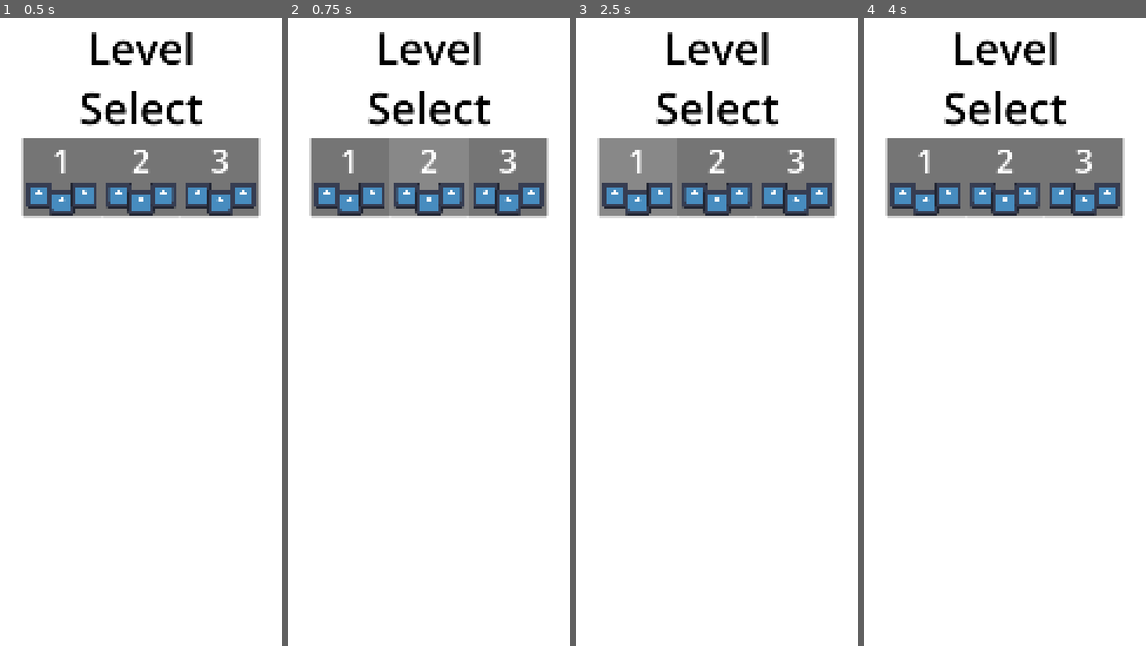
Above: before the commit, frames 1-4 (left to right).
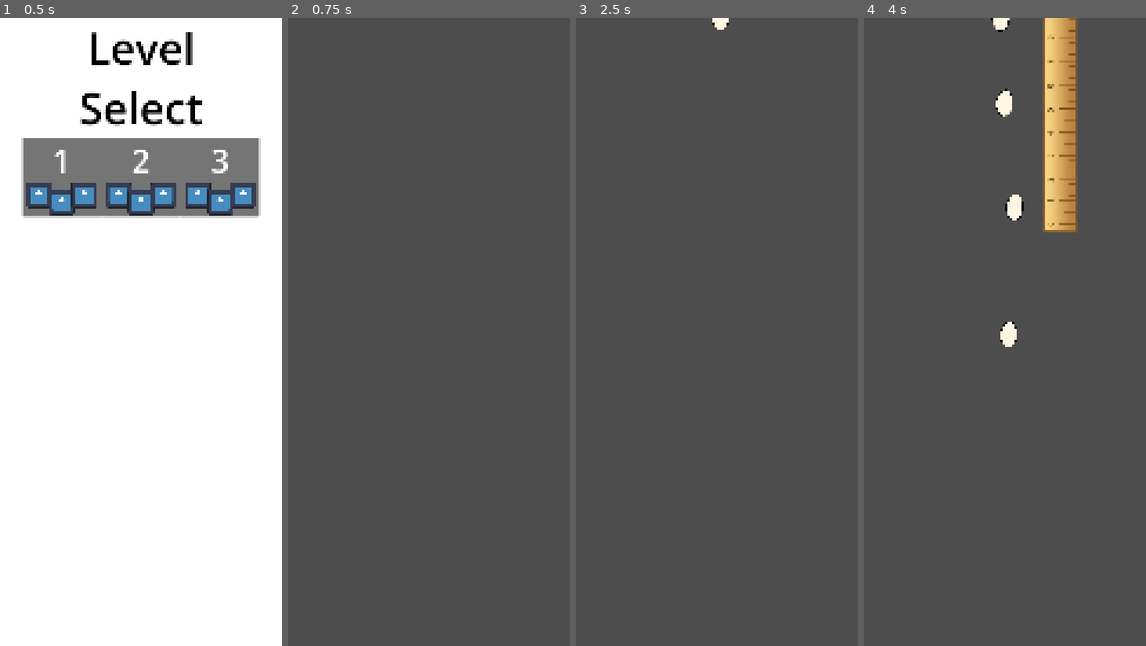
Above: after the commit, the same moments.

Repository: KaratePikachu/egg-drop
Game: Godot game, scene res://ui/main_menu/main_menu.tscn
Same seed, same stepped clock (60 frames per second), same inputs: the game is played once before the commit and once after it. The project has no main scene, so this scene is started directly. The engine's default icon, where the game draws it, is replaced by a stand-in: a white triangle on a blue panel in a dark square.
Inputs (mouse positions are in pixels of both pictures, inside the frame that each line leads up to):
- Up to frame 1 (0.5 s): no input
- Up to frame 2 (0.75 s): click "Start" at 0.5 s
- Up to frame 3 (2.5 s): click (717, 175) at 1.25 s, where only the run before the commit has a clickable "Start"; click (638, 175) at 2 s, where only the run before the commit has a clickable "1"
- Up to frame 4 (4 s): click (1005, 175) at 2.75 s, where only the run before the commit has a clickable "2"; move the mouse to (1067, 300) at 3.52 s; hold S (right_bomb) from 3.53 s (still down); tap T (bottom_bomb) at 3.6 s

Frame 1 is identical in both runs. In frame 2, 99% of the frame differs, in the area x 0-100%, y 0-100%; in frame 3, 99%; in frame 4, 99%.
Error before the commit: Out of bounds get index '0' (on base: 'Array[String]') (res://level/level.gd:138)

Commit message:
Fix level end

Diff:
--- a/level/level.gd
+++ b/level/level.gd
@@ -10,7 +10,10 @@
 
 static var entering_new_level : bool = true
 static var active_modifications : Array[Modification]
-static var levels : Array[String]
+static var levels : Array[String] = [
+	"res://level/levels/level_1.tscn",
+
+]
 @export var level_number : int
 var win_floor_y : float
 
@@ -140,17 +143,15 @@
 
 
 func _on_win_area_body_entered(body: Node2D) -> void:
-
 	if body != egg:
 		return
 
-	var screen: EndScreen = end_screen.instantiate()
 
 	if egg.velocity.y <= egg.parachute_terminal_velocity + 10:
-		screen.did_win = true
+		$CanvasLayer/LevelEnd.did_win = true
 	else:
-		screen.did_win = false
+		$CanvasLayer/LevelEnd.did_win = false
 
-	add_child(screen)
+	$CanvasLayer/LevelEnd.appear()
 
 	egg.land()
--- a/level/level.tscn
+++ b/level/level.tscn
@@ -32,6 +32,10 @@
 
 [node name="ModificationMenu" parent="CanvasLayer" unique_id=961803805 instance=ExtResource("2_5gx2l")]
 
+[node name="LevelEnd" parent="CanvasLayer" unique_id=994034770 node_paths=PackedStringArray("level") instance=ExtResource("3_44x8d")]
+visible = false
+level = NodePath("../..")
+
 [node name="WinFloor" type="Node2D" parent="." unique_id=1248466689]
 position = Vector2(0, 6000)
 
--- a/ui/level_end/level_end.gd
+++ b/ui/level_end/level_end.gd
@@ -5,9 +5,13 @@
 @export var did_win: bool
 
 func _ready() -> void:
+	hide()
+
+func appear() -> void:
+	show()
 	if not did_win:
 		$"Panel/MarginContainer/VBoxContainer/Next Level".queue_free()
-		$VBoxContainer/Status.text = "Try Again!"
+		$Panel/MarginContainer/VBoxContainer/Status.text = "Try Again!"
 
 func _on_retry_pressed() -> void:
 	get_tree().reload_current_scene()
